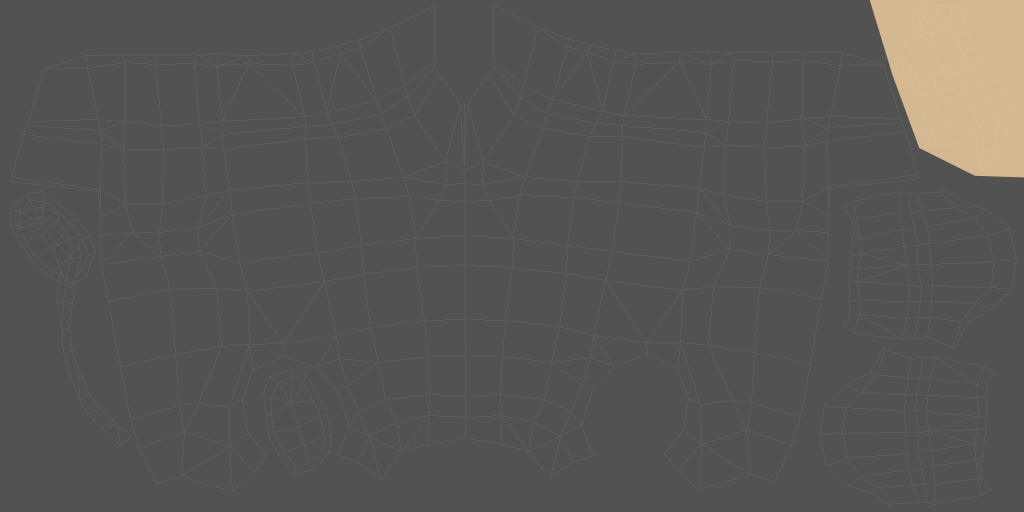
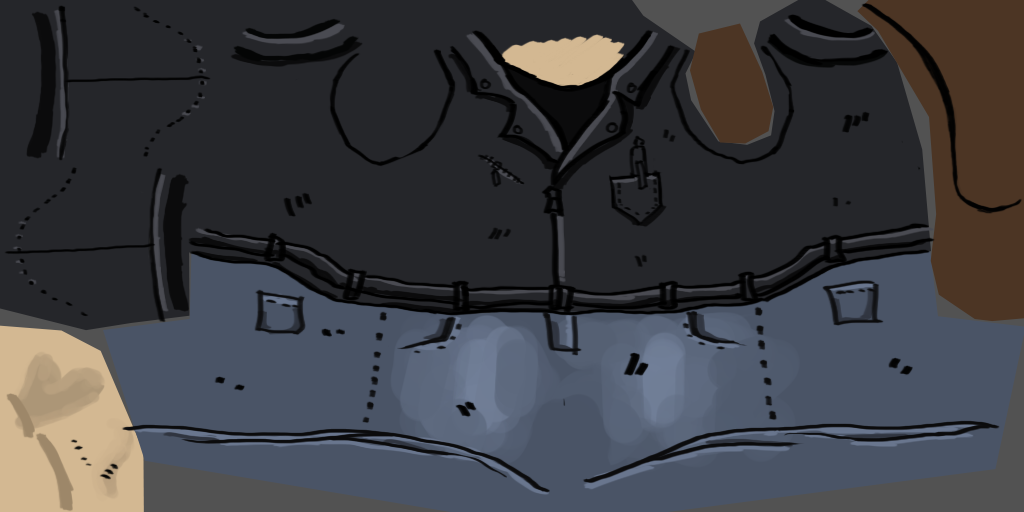
Comparing the layer stacks of the two (1024, 512) images. Changes:
removed layer "Layer 0" (was lighten, 5%) over [0, 0, 1024, 512]
renamed "Lines" to "UVs", hid it, opacity 100% → 10%, blend normal → lighten, painted on it over [0, 0, 1024, 512]
added layer "Lines" above "Shoes" over [4, 3, 1022, 493]
added layer "Shoes" above "Shirt" over [689, 0, 1024, 322]
added layer "Shirt" above "Hose" over [498, 34, 625, 146]
added layer "Hose" above "Jacke" over [103, 249, 1024, 512]
added layer "Jacke" above "Hand" over [0, 0, 934, 331]
added layer "Hand" above "Skin" over [0, 341, 136, 512]
painted on "Skin" over [0, 0, 1024, 512]
